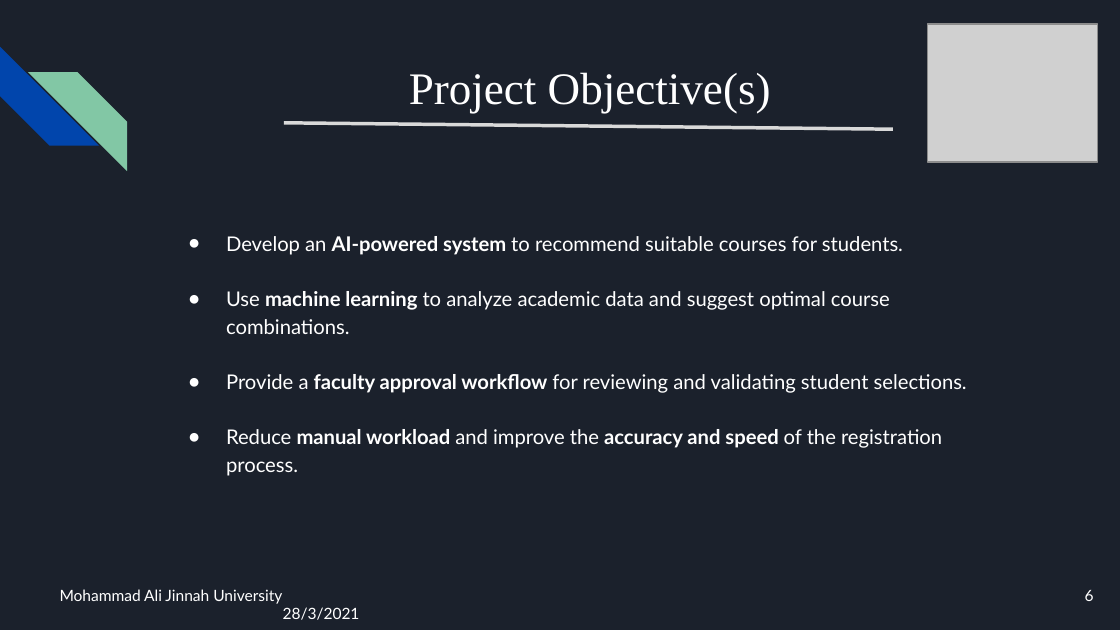
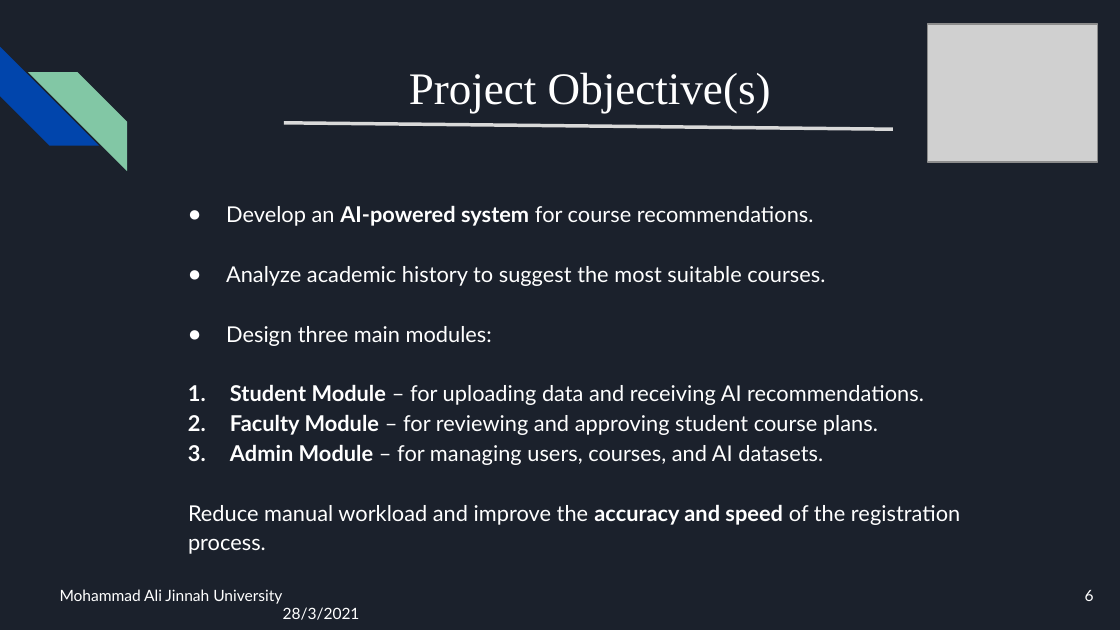
Before and after one commit to Ali-Razaaaaa/ADVISIFY-FYP, a slide deck: slide 6 of advisify (1).pptx. Drawn at 1120x630 pixels with LibreOffice and Linux fonts; fonts in the diff are those of the drawing; grey boxes stand for pictures. Boxes give left, top, right and bottom in pixels: in the first picture for what was removed or moved away, otherwise in the second. Text is boxed around its words. In the diff, an @@ line names an element or a change of style, - is before the commit and + after.

```diff
--- a/advisify (1).pptx
+++ b/advisify (1).pptx
@@ text "Develop an AI-powered system for ...": place and size @@
-text "Develop an AI-powered system for ..." at (226, 236, 967, 476)
+text "Develop an AI-powered system for ..." at (188, 205, 960, 554)
@@ text at (226, 205, 924, 465): text changed; size 13 to 14 pt @@
-● Develop an AI-powered system to recommend suitable courses for students.
-● Use machine learning to analyze academic data and suggest optimal course combinations.
-● Provide a faculty approval workflow for reviewing and validating student selections.
+● Develop an AI-powered system for course recommendations.
+● Analyze academic history to suggest the most suitable courses.
+● Design three main modules:
+1. Student Module – for uploading data and receiving AI recommendations.
+2. Faculty Module – for reviewing and approving student course plans.
+3. Admin Module – for managing users, courses, and AI datasets.
@@ text at (188, 504, 960, 554): size 13 to 14 pt in "Reduce manual workload and improve the accuracy ..."; bold off in "manual workload"; bullet ● to none @@
```
Also in this commit, not shown: 6 other slides changed, 1 slide added, 7 other files.
